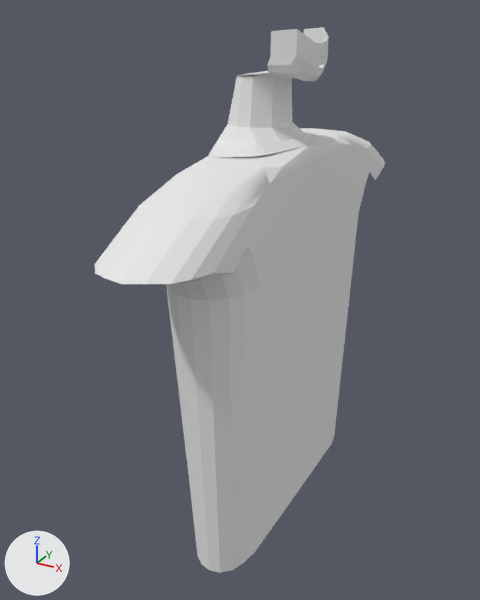
The Blender file assets/models/src/head.blend as it was, and as the next commit left it.
Rendered twice from a camera (50 mm lens) standing at (1.74, -3.61, 3.3) and looking at (-0.18, -0.11, 1.56). Lighting does not change. The marker at lower left points along +X, +Y and +Z.

The older version as bpy lines, for what is in view:
```python
me_cylinder = bpy.data.meshes.new('Cylinder')
me_cylinder.from_pydata(...)  # 208 vertices, 190 faces; spans x -0.34..0.3, y 0.05..2.57, z -1.56..1.56
me_cylinder.materials.append(mat_none)  # white #e7e7e7
me_plane = bpy.data.meshes.new('Plane')
me_plane.from_pydata(...)  # 48 vertices, 35 faces, 1 loose edge; spans x -0.283..0.199, y 2.526..2.959, z -0.506..0.507
me_plane.materials.append(mat_none)  # white #e7e7e7
me_plane_001 = bpy.data.meshes.new('Plane.001')
me_plane_001.from_pydata(...)  # 72 vertices, 48 faces, 1 loose edge; spans x -4.28..5.53, y -0.1..4.27, z -0.27..2.48
ob_cylinder = bpy.data.objects.new('Cylinder', me_cylinder)
ob_cylinder.location = (0.0, 0.0, 0.0)
ob_cylinder.rotation_euler = (1.571, 0.0, 0.0)  # degrees (90, 0, 0)
ob_plane = bpy.data.objects.new('Plane', me_plane)
ob_plane.location = (0.0, 0.0, 0.0)
ob_plane.rotation_euler = (1.571, 0.0, 0.0)  # degrees (90, 0, 0)
ob_plane_001 = bpy.data.objects.new('Plane.001', me_plane_001)
ob_plane_001.location = (0.022, -0.012, 2.955)
ob_plane_001.scale = (0.05, 0.05, 0.1)
_m = ob_plane_001.modifiers.new('Mirror', 'MIRROR')
_m.use_axis = (False, True, False)
```
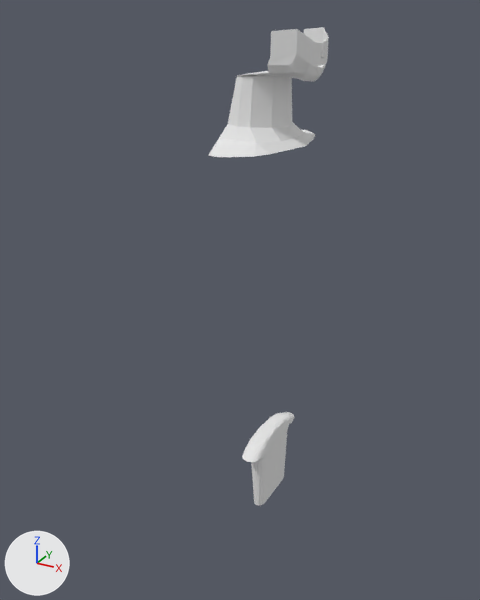
The edits, one by one:
Object 'Cylinder' (ob_cylinder) is rescaled from (1.0, 1.0, 1.0) to (0.22, 0.218, 0.22).

What differs and where, as boxes [x1, y1, x2, y2] in the pictures (480 x 600 px):
'Cylinder', rescaled (82% narrower, 79% shorter): before [95, 128, 385, 573]; after [242, 412, 294, 506]
